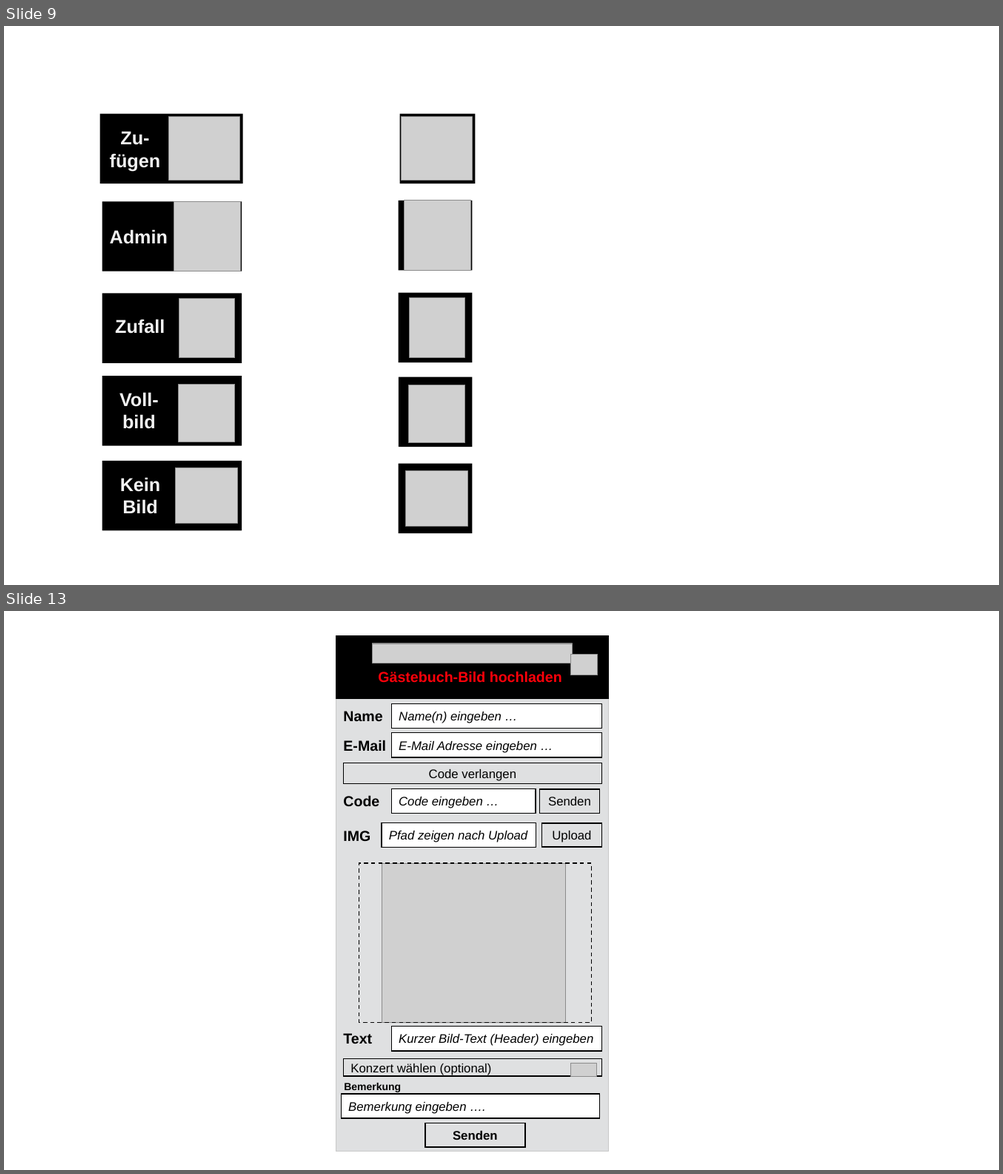
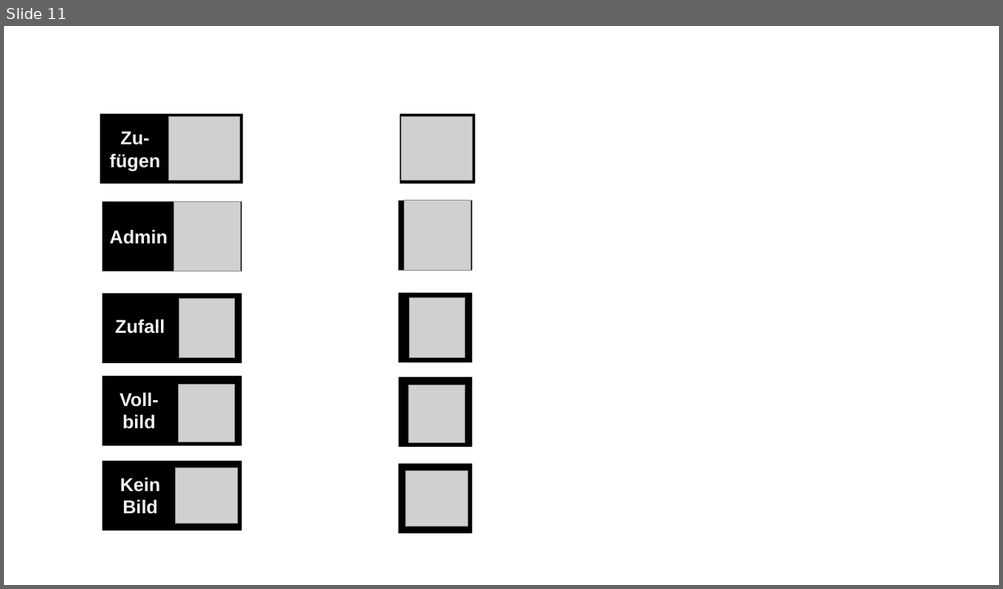
Before and after one commit to JazzLiveAarau/WwwGuestbook, a slide deck: Description/JazzGuestsUpload.pptx. Shown one above the other, each under a label of ours: slides 9 and 13 before the commit, slide 11 after it; the slides between them are not shown. The pictures are 1003x1174 and 1003x589 pixels, drawn with LibreOffice and Linux fonts; fonts in the diff are those of the drawing; grey boxes stand for pictures. Boxes give left, top, right and bottom in pixels: in the first picture for what was removed or moved away, otherwise in the second. Text is boxed around its words. In the diff, an @@ line names an element or a change of style, - is before the commit and + after.

```diff
--- a/Description/JazzGuestsUpload.pptx
+++ b/Description/JazzGuestsUpload.pptx
@@ slide 13 removed at (4, 611, 999, 1170), background #FFFFFF @@
@@ rectangle removed at (336, 643, 609, 1151) @@
@@ rectangle removed at (336, 635, 609, 698) @@
-Gästebuch-Bild hochladen
@@ picture removed at (372, 644, 572, 664) @@
@@ picture removed at (570, 654, 597, 675) @@
@@ text removed at (343, 711, 382, 721) @@
-Name
@@ rectangle removed at (391, 703, 602, 728) @@
-Name(n) eingeben …
@@ text removed at (343, 740, 386, 751) @@
-E-Mail
@@ rectangle removed at (391, 732, 602, 758) @@
-E-Mail Adresse eingeben …
@@ rectangle removed at (344, 763, 602, 784) @@
-Code verlangen
@@ text removed at (343, 795, 379, 807) @@
-Code
@@ rectangle removed at (391, 789, 535, 813) @@
-Code eingeben …
@@ rectangle removed at (540, 789, 600, 813) @@
-Senden
@@ text removed at (343, 831, 370, 842) @@
-IMG
@@ rectangle removed at (381, 823, 536, 848) @@
-Pfad zeigen nach Upload
@@ rectangle removed at (542, 823, 602, 848) @@
-Upload
@@ rectangle removed at (358, 863, 591, 1022) @@
@@ picture removed at (381, 863, 566, 1022) @@
@@ rectangle removed at (391, 1027, 602, 1051) @@
-Kurzer Bild-Text (Header) eingeben
@@ text removed at (343, 1034, 372, 1044) @@
-Text
@@ rectangle removed at (344, 1059, 602, 1077) @@
-Konzert wählen (optional)
@@ picture removed at (570, 1064, 597, 1076) @@
@@ rectangle removed at (341, 1094, 600, 1119) @@
-Bemerkung eingeben ….
@@ text removed at (344, 1083, 401, 1093) @@
-Bemerkung
@@ rectangle removed at (425, 1124, 525, 1147) @@
-Senden
@@ what was slide 9 is now slide 11 @@
```
Also in this commit, not shown: 2 slides added, 3 other slides removed, 4 other files.
